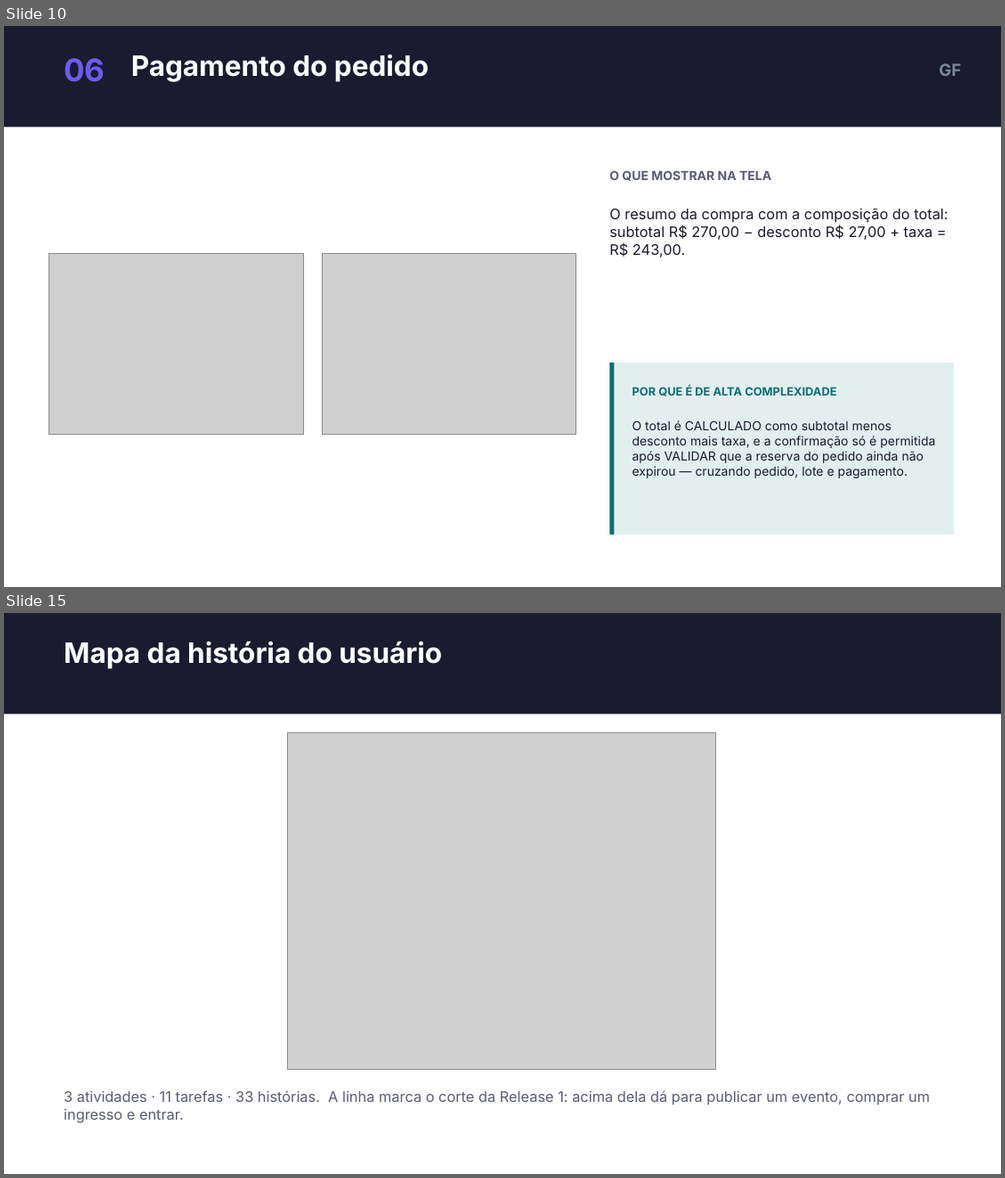
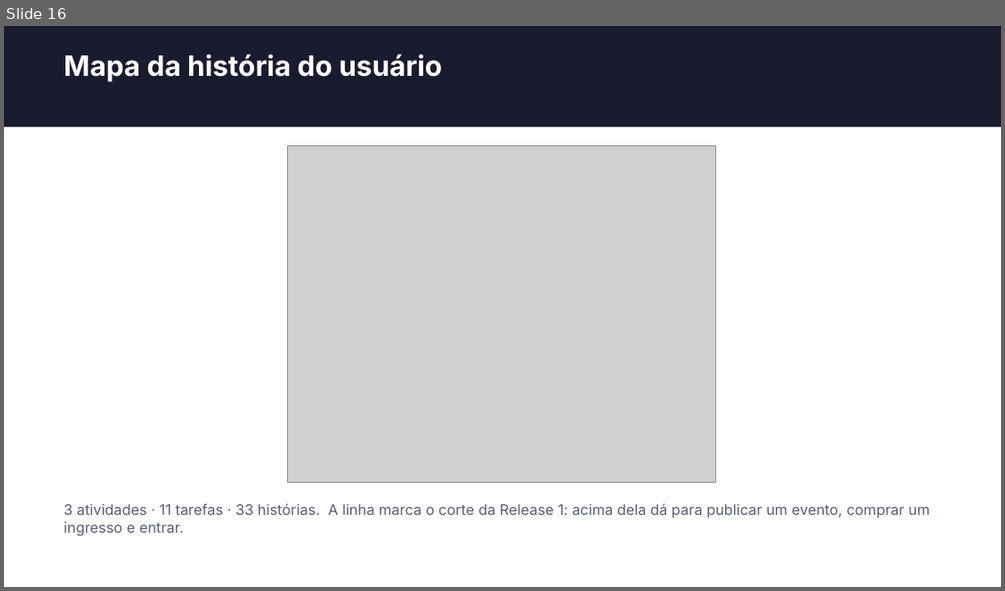
Before and after one commit to dudumalheiros/BilhetePass, a slide deck: docs/slides/BilhetePass-apresentacao.pptx. Shown one above the other, each under a label of ours: slides 10 and 15 before the commit, slide 16 after it; the slides between them are not shown. The pictures are 1005x1178 and 1005x591 pixels, drawn with LibreOffice and Linux fonts; fonts in the diff are those of the drawing; grey boxes stand for pictures. Boxes give left, top, right and bottom in pixels: in the first picture for what was removed or moved away, otherwise in the second. Text is boxed around its words. In the diff, an @@ line names an element or a change of style, - is before the commit and + after.

```diff
--- a/docs/slides/BilhetePass-apresentacao.pptx
+++ b/docs/slides/BilhetePass-apresentacao.pptx
@@ slide 10 removed at [4, 26, 1001, 587], background #FFFFFF @@
@@ rectangle removed at [4, 26, 1001, 127] @@
@@ text removed at [64, 58, 105, 82] @@
-06
@@ text removed at [131, 54, 429, 82] @@
-Pagamento do pedido
@@ text removed at [938, 63, 961, 76] @@
-GF
@@ text removed at [609, 170, 771, 181] @@
-O QUE MOSTRAR NA TELA
@@ text removed at [609, 208, 947, 257] @@
-O resumo da compra com a composição do total: subtotal R$ 270,00 − desconto R$ 27,00 + taxa = R$ 243,00.
@@ picture removed at [48, 253, 303, 435] @@
@@ picture removed at [322, 253, 576, 435] @@
@@ rectangle removed at [610, 362, 954, 534] @@
@@ rectangle removed at [610, 362, 615, 534] @@
@@ text removed at [632, 386, 836, 396] @@
-POR QUE É DE ALTA COMPLEXIDADE
@@ text removed at [632, 420, 935, 478] @@
-O total é CALCULADO como subtotal menos desconto mais taxa, e a confirmação só é permitida após VALIDAR que a reserva do pedido ainda não expirou — cruzando pedido, lote e pagamento.
@@ what was slide 15 is now slide 16 @@
```
Also in this commit, not shown: 4 slides changed, 7 slides added, 5 other slides removed.
